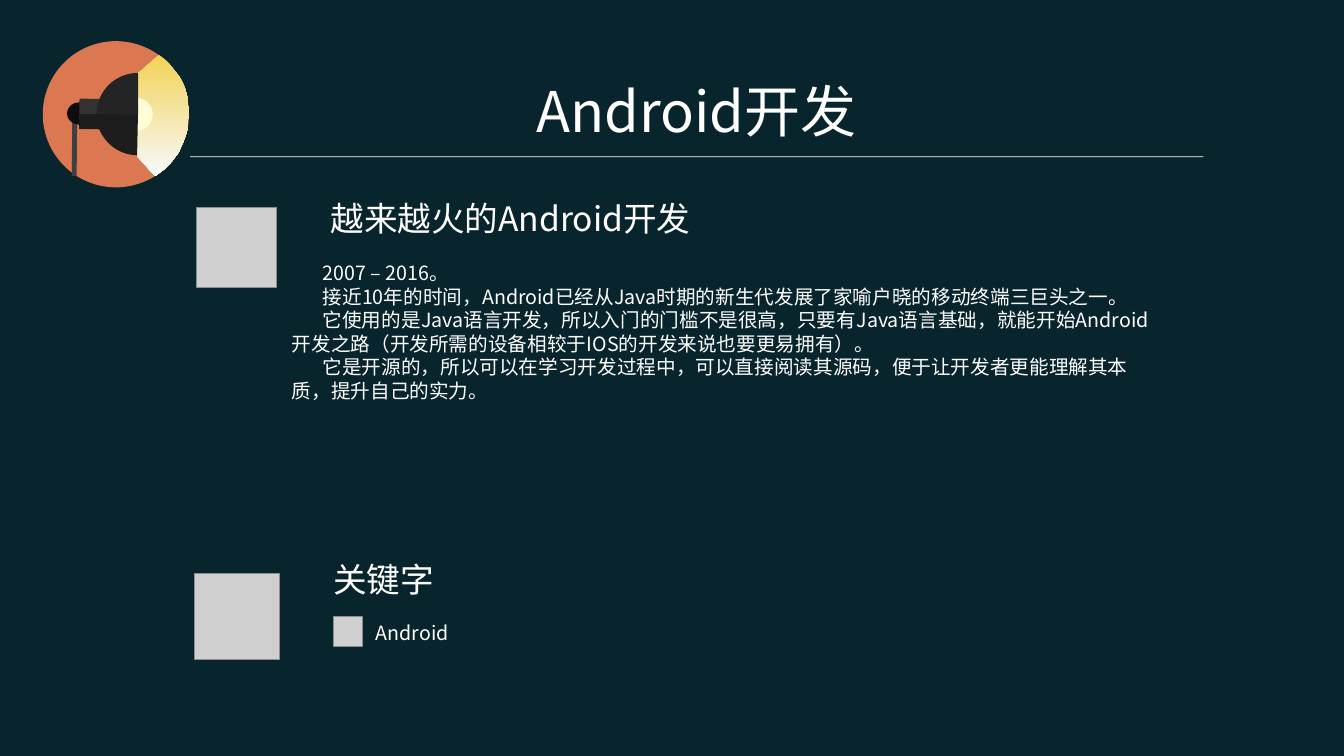
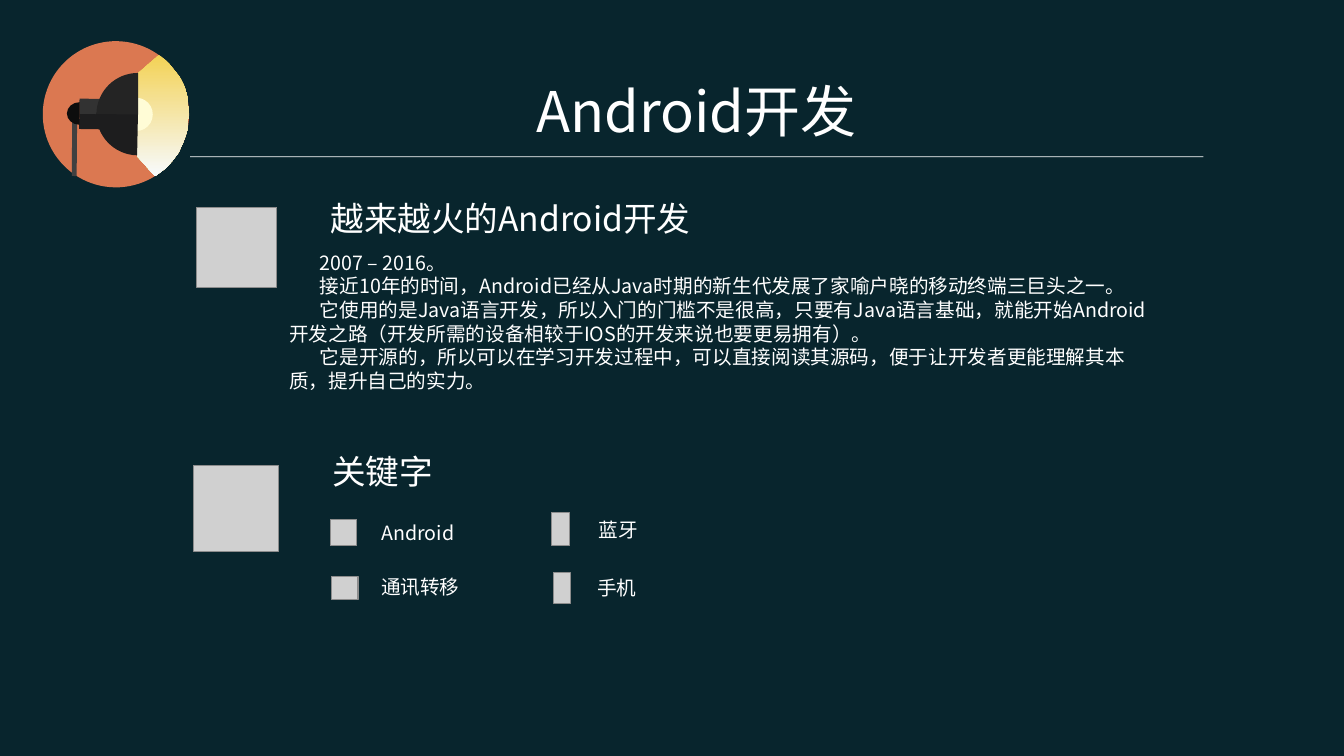
Before and after one commit to YoungDroid/BluetoothTranslation, a slide deck: slide 3 of 1-49.ppt. Drawn at 1344x756 pixels with LibreOffice and Linux fonts; fonts in the diff are those of the drawing; grey boxes stand for pictures. Boxes give left, top, right and bottom in pixels: in the first picture for what was removed or moved away, otherwise in the second. Text is boxed around its words. In the diff, an @@ line names an element or a change of style, - is before the commit and + after.

Commit message:
PPT

```diff
--- a/1-49.ppt
+++ b/1-49.ppt
@@ text "2007 – 2016。": place and size @@
-text "2007 – 2016。" at <box>292,265,1149,400</box>
+text "2007 – 2016。" at <box>289,255,1146,390</box>
@@ text "关键字": place and size @@
-text "关键字" at <box>333,563,434,595</box>
+text "关键字" at <box>332,455,433,487</box>
@@ picture: place and size @@
-picture at <box>194,573,280,659</box>
+picture at <box>193,465,279,551</box>
@@ picture added at <box>329,519,356,545</box> @@
@@ text "Android": place and size @@
-text "Android" at <box>376,624,449,641</box>
+text "Android" at <box>382,524,455,541</box>
@@ picture added at <box>552,513,570,545</box> @@
@@ text added at <box>599,520,638,539</box>, 14 pt, text #FFFFFF @@
+蓝牙
@@ picture: place and size @@
-picture at <box>333,617,363,646</box>
+picture at <box>331,576,358,599</box>
@@ text added at <box>381,577,459,596</box>, 14 pt, text #FFFFFF @@
+通讯转移
@@ picture added at <box>553,572,570,602</box> @@
@@ text added at <box>597,578,636,597</box>, 14 pt, text #FFFFFF @@
+手机
```
